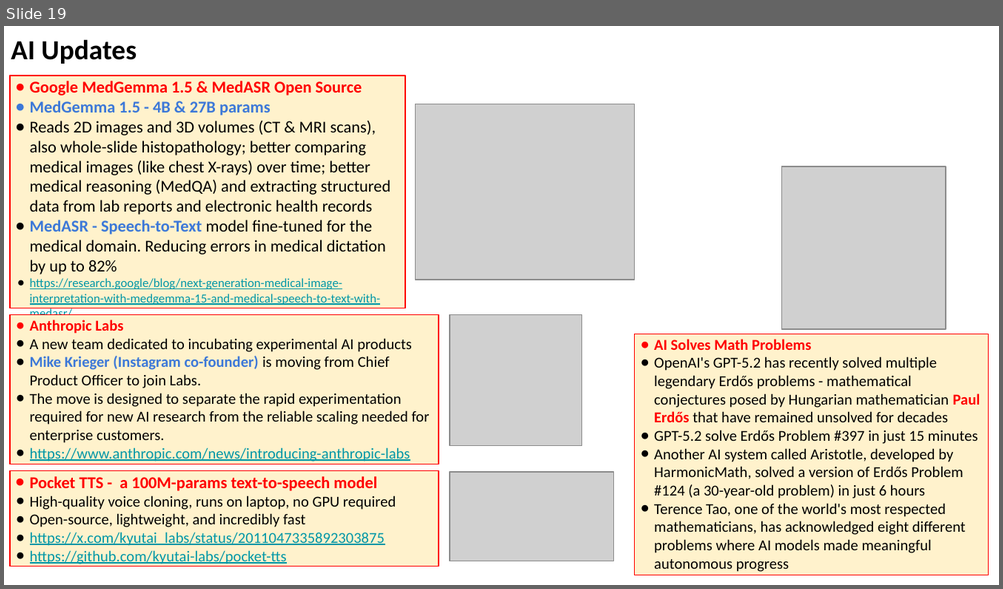
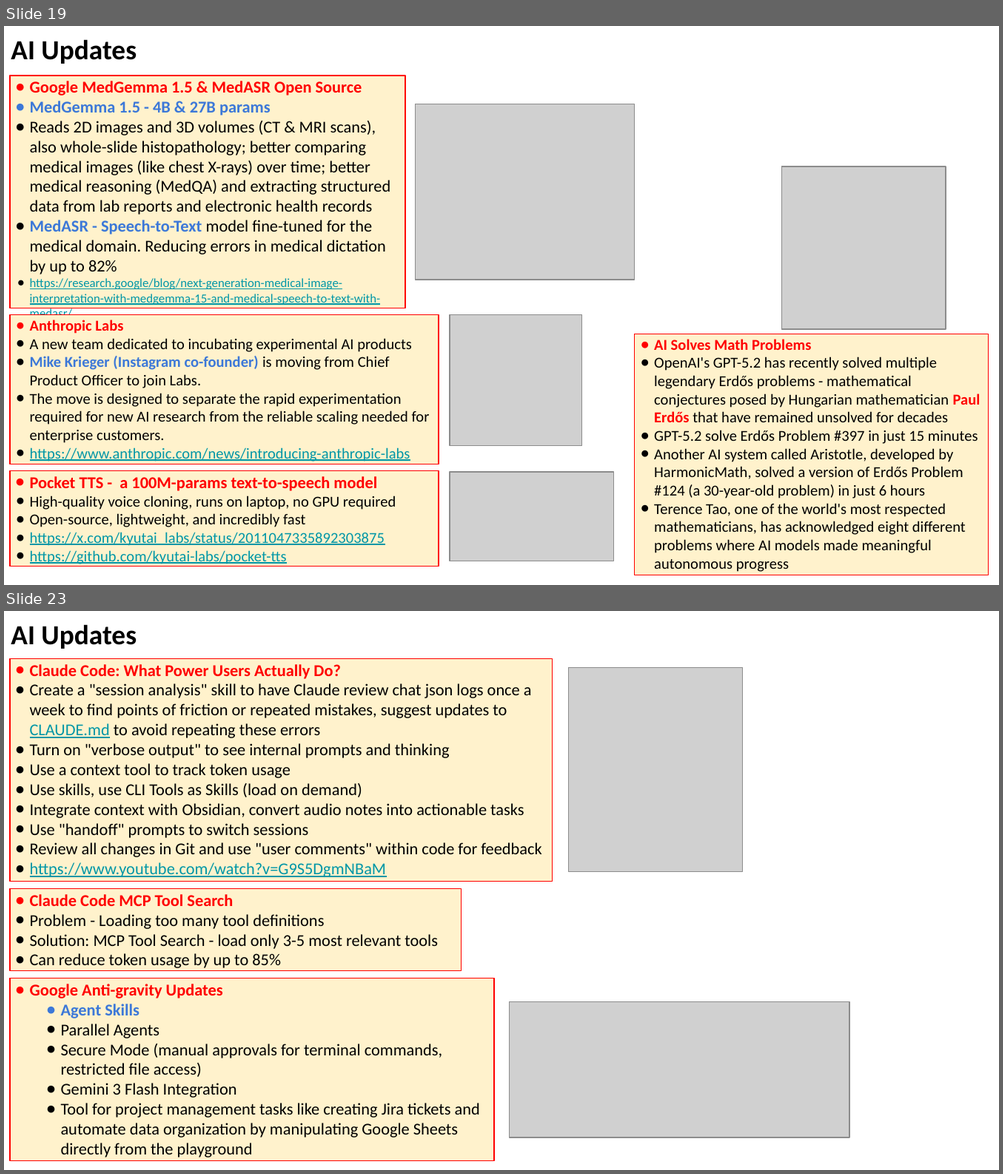
Before and after one commit to lselector/seminar, a slide deck: 2026/2026-01-16-AI-Updates.pptx. Shown one above the other, each under a label of ours: slide 19 before the commit, slides 19 and 23 after it; the slides between them are not shown. The pictures are 1003x589 and 1003x1174 pixels, drawn with LibreOffice and Linux fonts; fonts in the diff are those of the drawing; grey boxes stand for pictures. Boxes give left, top, right and bottom in pixels: in the first picture for what was removed or moved away, otherwise in the second. Text is boxed around its words. In the diff, an @@ line names an element or a change of style, - is before the commit and + after.

```diff
--- a/2026/2026-01-16-AI-Updates.pptx
+++ b/2026/2026-01-16-AI-Updates.pptx
@@ slide 23 added at [4,611,999,1170], background #FFFFFF @@
@@ text added at [11,624,136,649], 20 pt, text #000000, bold @@
+AI Updates
@@ rectangle added at [10,659,552,882], fill #FFF2CC, outline #FF0000 0.75 pt, 12 pt, text #000000 @@
+● Claude Code: What Power Users Actually Do?
+● Create a "session analysis" skill to have Claude review chat json logs once a week to find points of friction or repeated mistakes, suggest updates to CLAUDE.md to avoid repeating these errors
+● Turn on "verbose output" to see internal prompts and thinking
+● Use a context tool to track token usage
+● Use skills, use CLI Tools as Skills (load on demand)
+● Integrate context with Obsidian, convert audio notes into actionable tasks
+● Use "handoff" prompts to switch sessions
+● Review all changes in Git and use "user comments" within code for feedback
+● https://www.youtube.com/watch?v=G9S5DgmNBaM
@@ picture added at [568,668,742,872] @@
@@ rectangle added at [10,889,461,971], fill #FFF2CC, outline #FF0000 0.75 pt, 12 pt, text #000000 @@
+● Claude Code MCP Tool Search
+● Problem - Loading too many tool definitions
+● Solution: MCP Tool Search - load only 3-5 most relevant tools
+● Can reduce token usage by up to 85%
@@ rectangle added at [10,979,495,1162], fill #FFF2CC, outline #FF0000 0.75 pt, 12 pt, text #000000 @@
+● Google Anti-gravity Updates
+● Agent Skills
+● Parallel Agents
+● Secure Mode (manual approvals for terminal commands, restricted file access)
+● Gemini 3 Flash Integration
+● Tool for project management tasks like creating Jira tickets and automate data organization by manipulating Google Sheets directly from the playground
@@ picture added at [509,1002,849,1138] @@
```
Also in this commit, not shown: 8 slides changed, 3 other slides added.
